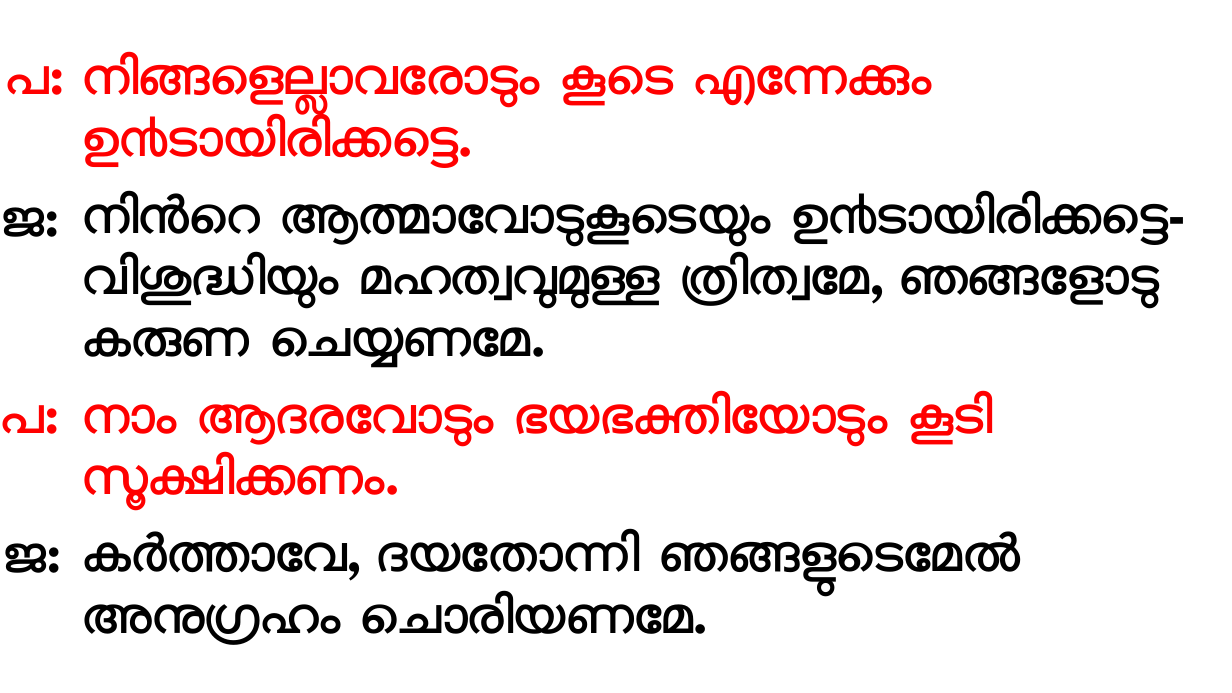
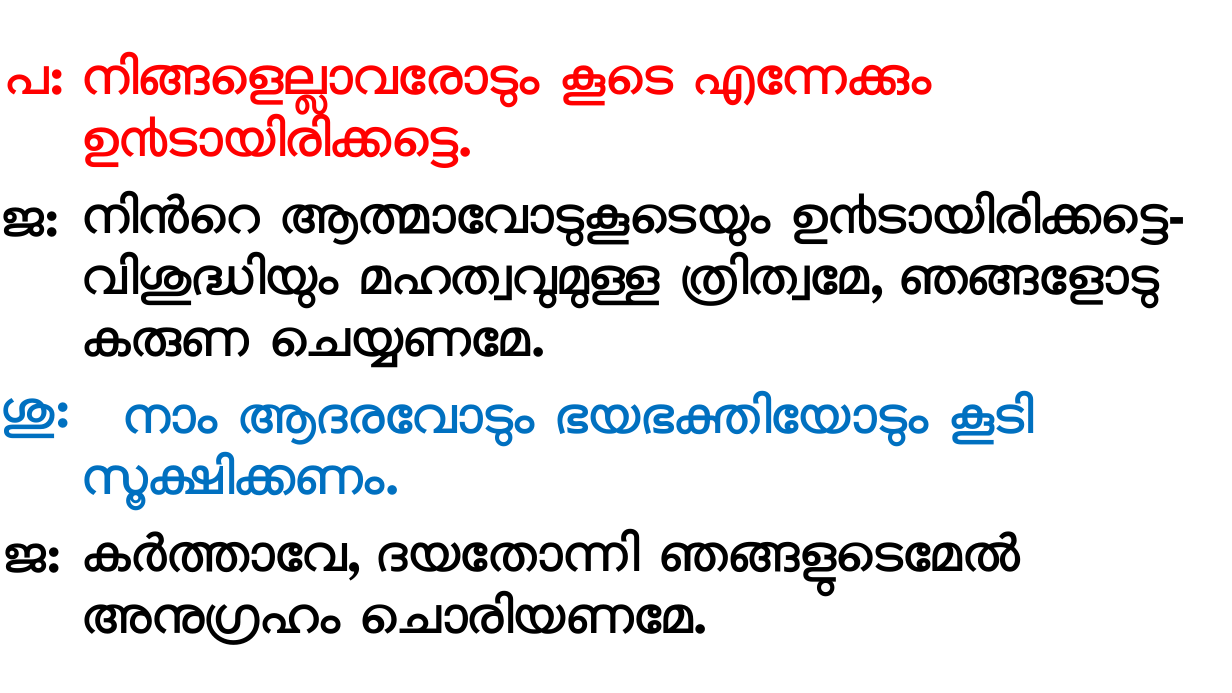
Before and after one commit to gijocode/Church_PPT_Utility, a slide deck: slide 119 of templates/malayalam_service_template.pptx. Drawn at 1232x693 pixels with LibreOffice and Linux fonts; fonts in the diff are those of the drawing. Boxes give left, top, right and bottom in pixels: in the first picture for what was removed or moved away, otherwise in the second. Text is boxed around its words. In the diff, an @@ line names an element or a change of style, - is before the commit and + after.

```diff
--- a/templates/malayalam_service_template.pptx
+++ b/templates/malayalam_service_template.pptx
@@ text removed at <box>0,405,58,434</box> @@
-പ:
@@ text added at <box>2,398,70,438</box>, 40 pt, text #0070C0, bold @@
+ശു:
@@ text at <box>82,393,1034,509</box>: text colour #FF0000 to #0070C0 in "നാം ആദരവോടും ഭയഭക്തിയോടും കൂടി സൂക്ഷിക്കണം." @@
```
Also in this commit, not shown: 1 other slide changed, 2 other files.
